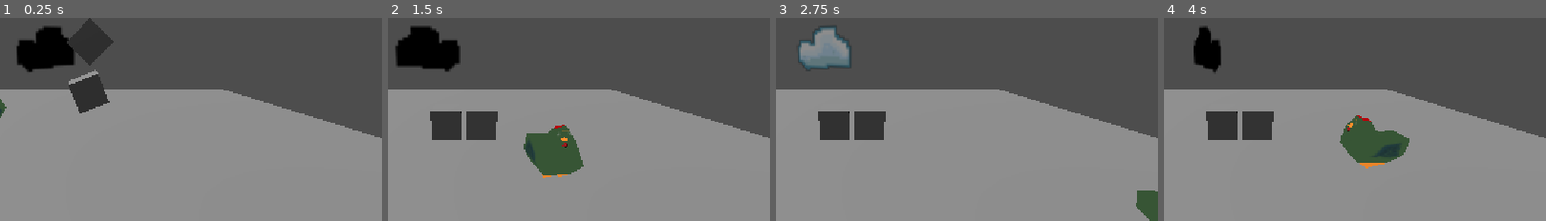
Above: before the commit, frames 1-4 (left to right).
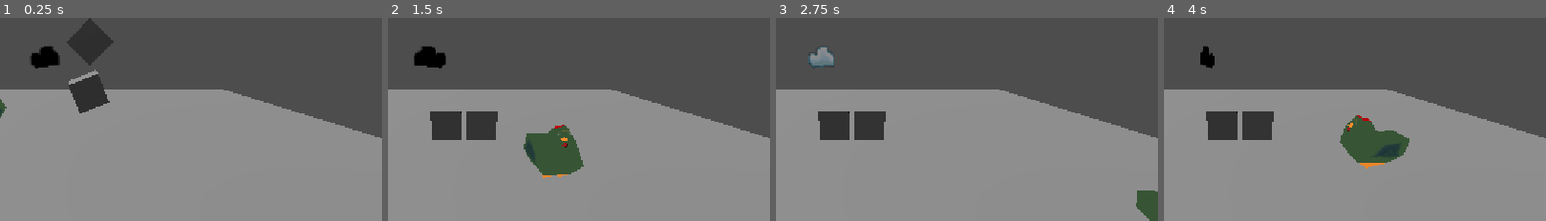
Above: after the commit, the same moments.

Repository: AyanChowdhury07/Between-Seasons
Game: Godot game, scene res://world.tscn
The game is run twice, just before and just after one commit, with the same random seed, the same clock (stepped at 60 frames per second) and the same inputs.
Inputs:
- Up to frame 1 (0.25 s): no input
- Up to frame 2 (1.5 s): tap Enter (ui_accept) at 0.5, 0.77 s; hold Right (ui_right) 0.53-1.28 s; hold Down (ui_down) from 1.28 s (still down)
- Up to frame 3 (2.75 s): tap Enter (ui_accept) at 1.52 s; release Down (ui_down) at 2.03 s; hold Right (ui_right) from 2.03 s (still down)
- Up to frame 4 (4 s): release Right (ui_right) at 2.78 s; hold Up (ui_up) 2.78-3.53 s; tap Enter (ui_accept) at 3.02, 3.77 s; hold Left (ui_left) from 3.53 s (still down)
The pictures show only the part of the screen within x 41-91%, y 23-73%; the shares and areas given below are measured in that part.

The runs differ from the first frame. In frame 1, 1.9% of the frame differs, in the area x 4-20%, y 3-27%; in frame 2, 2.2%, in the area x 2-19%, y 3-27%; in frame 3, 2.0%; in frame 4, 0.9%.

Commit message:
Fixed cloud.png mesh size

Diff:
--- a/cloud_medal.tscn
+++ b/cloud_medal.tscn
@@ -21,7 +21,7 @@
 script = ExtResource("1_4easn")
 
 [node name="MeshInstance3D" type="MeshInstance3D" parent="." unique_id=190172292]
-transform = Transform3D(1, 0, 0, 0, -4.371139e-08, -1, 0, 1, -4.371139e-08, 0, 0, 0)
+transform = Transform3D(0.5, 0, 0, 0, -2.1855694e-08, -0.5, 0, 0.5, -2.1855694e-08, -0.0037101507, -0.11315751, 0)
 material_override = SubResource("StandardMaterial3D_fbyk8")
 mesh = SubResource("PlaneMesh_kyu14")
 
